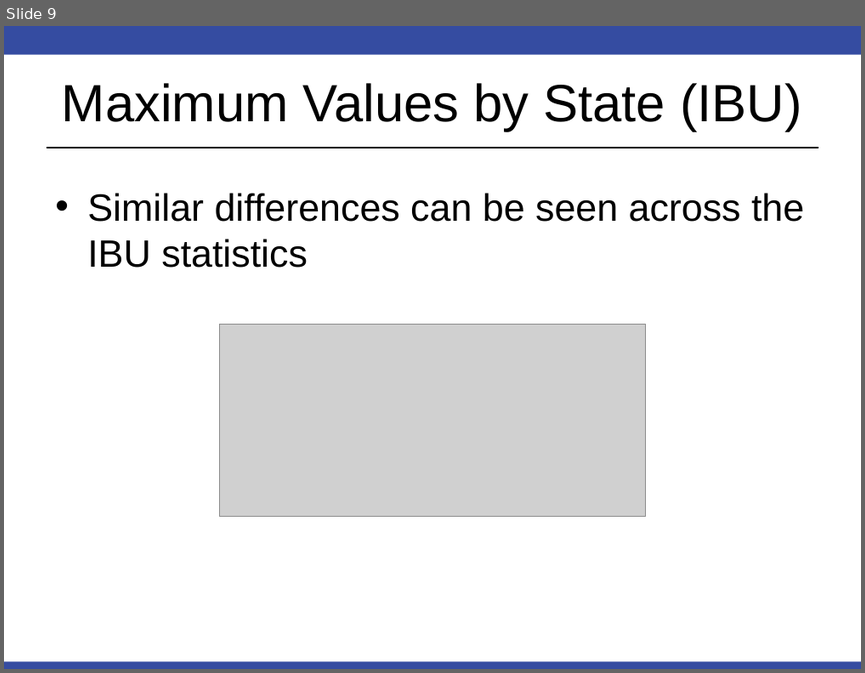
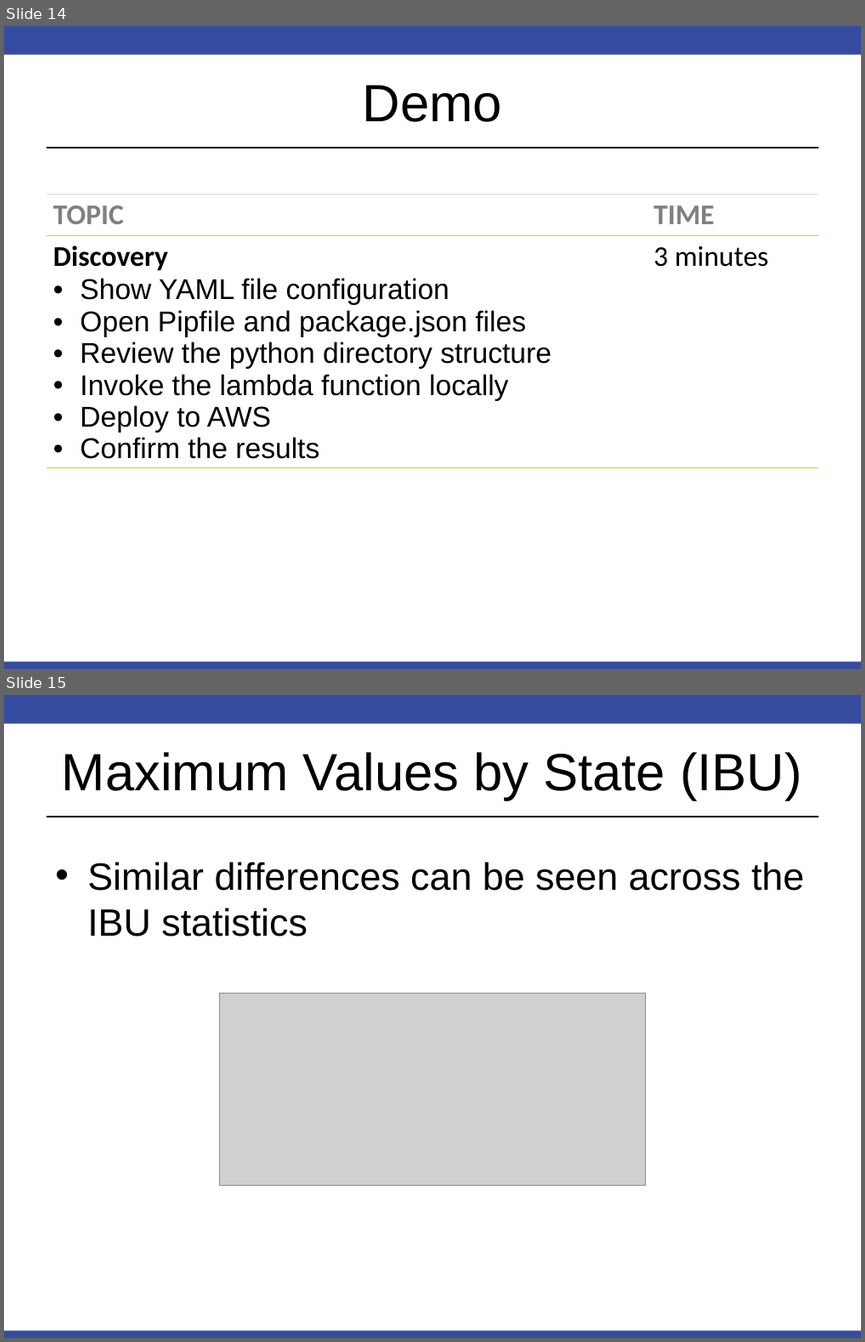
Before and after one commit to RobinsonCW/USWildfireAnalysis, a slide deck: presentation/DS7346_Cloud_Computing_Presentation.pptx. Shown one above the other, each under a label of ours: slide 9 before the commit, slides 14 and 15 after it. The pictures are 865x673 and 865x1342 pixels, drawn with LibreOffice and Linux fonts; fonts in the diff are those of the drawing; grey boxes stand for pictures. Boxes give left, top, right and bottom in pixels: in the first picture for what was removed or moved away, otherwise in the second. Text is boxed around its words. In the diff, an @@ line names an element or a change of style, - is before the commit and + after.

```diff
--- a/presentation/DS7346_Cloud_Computing_Presentation.pptx
+++ b/presentation/DS7346_Cloud_Computing_Presentation.pptx
@@ slide 14 added at <box>4,26,861,669</box>, background #FFFFFF; not listed: 3 template elements that a slide beside it also shows @@
@@ title added at <box>363,85,502,122</box>, 44 pt, text #000000 @@
+Demo
@@ table added at <box>46,194,818,481</box>, 2 rows, 2 columns @@
+TOPIC | TIME
+Discovery / Show YAML file configuration / Open Pipfile and package.json files / Review the python directory structure / Invoke the lambda function locally / Deploy to AWS / Confirm the results | 3 minutes
@@ what was slide 9 is now slide 15 @@
```
Also in this commit, not shown: 12 other slides added, 5 slides removed.
